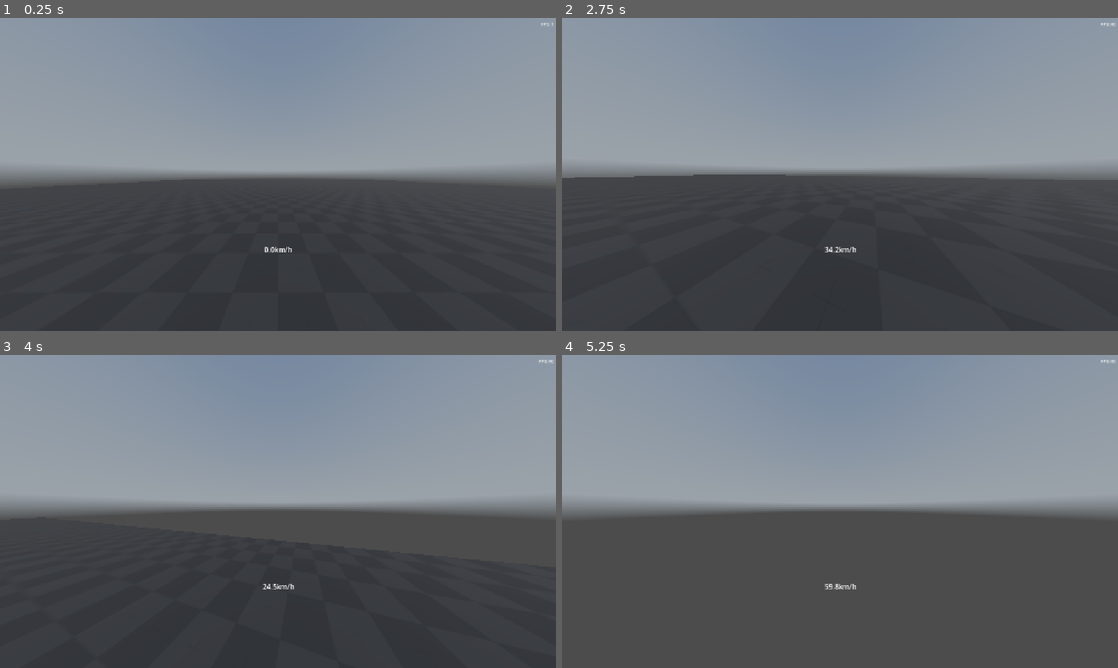
Above: before the commit, frames 1-4 (two rows, left to right).
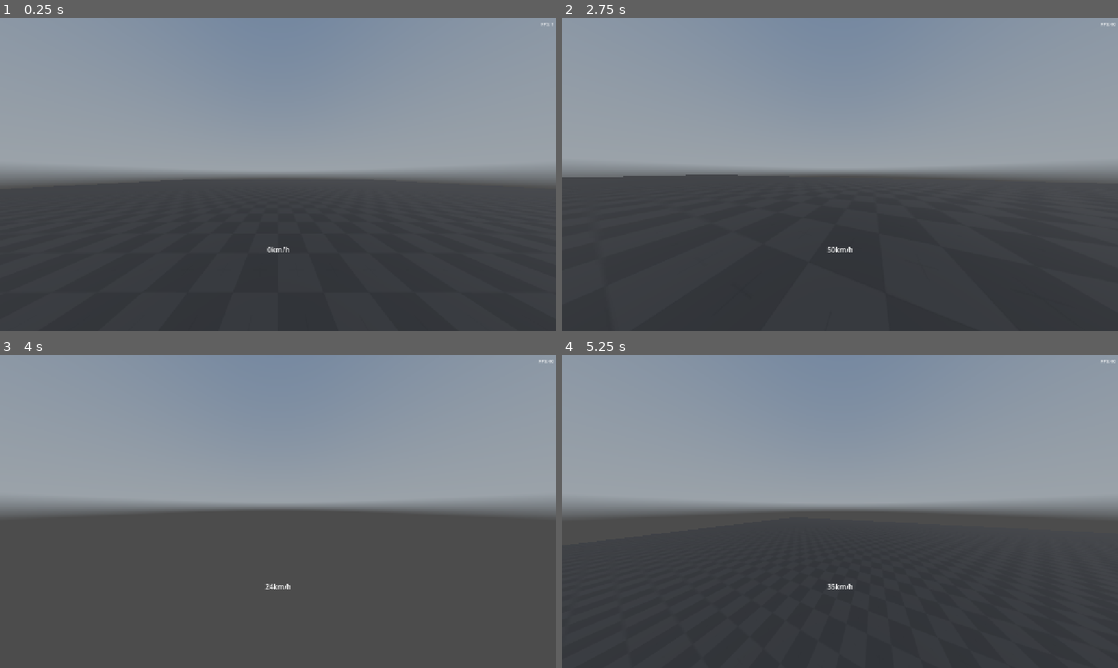
Above: after the commit, the same moments.

Repository: Jeliciousz/movement-game
Game: Godot game, scene res://scenes/world.tscn
Same seed, same stepped clock (60 frames per second), same inputs: the game is played once before the commit and once after it. A sky picture missing from this copy of the repository is replaced by a grey-blue gradient.
Inputs (mouse positions are in pixels of both pictures, inside the frame that each line leads up to):
- Up to frame 1 (0.25 s): no input
- Up to frame 2 (2.75 s): tap Enter at 0.5 s; move the mouse to (962, 158) at 0.52 s; hold D (right) 0.53-1.28 s; tap Shift (crouch) at 0.6, 2.3 s; click (962, 158) at 0.67 s; tap Space (jump) at 0.77, 1.07, 1.52, 1.55, 1.82, 2 s; tap Ctrl (sprint) at 0.8, 1.35 s; move the mouse to (812, 174) at 1.27 s; hold W (forward) from 1.28 s (still down); move the mouse to (851, 168) at 2.02 s; hold Space (jump) from 2.03 s (still down)
- Up to frame 3 (4 s): keep holding W (forward); move the mouse to (272, 517) at 2.77 s; release Space (jump) at 2.78 s; tap Shift (crouch) at 2.85 s; click (272, 517) at 2.92 s; tap Space (jump) at 3.02, 3.32 s; tap Ctrl (sprint) at 3.05, 3.6 s; move the mouse to (316, 514) at 3.52 s; hold Space (jump) from 3.53 s (still down)
- Up to frame 4 (5.25 s): keep holding W (forward); move the mouse to (795, 508) at 4.27 s; release Space (jump) at 4.28 s; tap Shift (crouch) at 4.35 s; tap Space (jump) at 4.52, 4.82 s; move the mouse to (845, 511) at 5.02 s; tap Ctrl (sprint) at 5.1 s; click (845, 511) at 5.17 s

The runs differ from the first frame. In frame 1, less than 0.1% of the frame differs, in the area x 47-53%, y 73-75%; in frame 2, 0.1%; in frame 3, 7.9%, in the area x 9-90%, y 67-100%; in frame 4, 7.4%.

Commit message:
refactors, make using action buffers easier and more readable

Diff:
--- a/scripts/hud/spedometer.gd
+++ b/scripts/hud/spedometer.gd
@@ -5,4 +5,4 @@
 
 
 func _process(_delta: float) -> void:
-	text = "%.1fkm/h" % (player.speed * 3.6)
+	text = "%.fkm/h" % (player.horizontal_speed * 3.6)
--- a/scripts/player/player.gd
+++ b/scripts/player/player.gd
@@ -6,7 +6,7 @@
 ## The acceleration (m/s/s) applied opposite of the player's velocity while they're not moving.
 @export var friction: float = 40
 ## The acceleration (m/s/s) always applied opposite and proportional to the player's velocity.
-@export var air_resistence: float = 0.35
+@export var air_resistence: float = 0.15
 ## The downwards acceleration (m/s/s).
 @export var gravity: float = 30
 
@@ -17,7 +17,7 @@
 ## How quickly the player accelerates (m/s/s).
 @export var acceleration: float = 80
 ## What [member top_speed] is multiplied by while moving backwards.
-@export var backwards_speed_multiplier: float = 0.7
+@export var backwards_speed_multiplier: float = 0.5
 
 @export_group("Air Control")
 
@@ -39,7 +39,7 @@
 ## What [member gravity] is multiplied by while jumping.
 @export var jumping_gravity_multiplier: float = 0.75
 ## What [member horizontal_jump_power] is multiplied by when jumping backwards.
-@export var backwards_jump_multiplier: float = 0.01
+@export var backwards_jump_multiplier: float = 0.1
 
 @export_group("Sprinting")
 
@@ -96,7 +96,7 @@
 
 var input_axis: Vector2 = Vector2.ZERO
 var move_direction: Vector3 = Vector3.ZERO
-var sprinting_action: bool = true
+var sprint_action: bool = true
 
 var jump_action_timer: float = 999
 var crouch_action_timer: float = 999
@@ -176,7 +176,7 @@
 		jump_action_timer = 0
 
 	if Input.is_action_just_pressed("sprint"):
-		sprinting_action = not sprinting_action
+		sprint_action = not sprint_action
 
 	if Input.is_action_just_pressed("crouch"):
 		crouch_action_timer = 0
@@ -197,7 +197,19 @@
 		position = Vector3.ZERO
 
 
-func add_gravity(delta: float, gravity: float = gravity) -> void:
+func consume_jump_action_buffer() -> bool:
+	var buffered: bool = jump_action_timer <= action_buffer_duration
+	jump_action_timer = 999
+	return buffered
+
+
+func consume_crouch_action_buffer() -> bool:
+	var buffered: bool = crouch_action_timer <= action_buffer_duration
+	crouch_action_timer = 999
+	return buffered
+
+
+func add_gravity(delta: float, gravity: float) -> void:
 	velocity.y -= gravity * delta
 
 
@@ -205,13 +217,11 @@
 	velocity = velocity.move_toward(Vector3.ZERO, air_resistence * speed * delta)
 
 
-func add_friction(delta: float, top_speed: float = top_speed, friction: float = friction) -> void:
+func add_friction(delta: float, friction: float, top_speed: float) -> void:
 	# If player is faster than the top speed they can move at, it just applies friction ignoring movement direction
 
-	var backwards_multiplier = lerpf(1, backwards_speed_multiplier, backwards_dot_product)
-
 	if speed > top_speed:
-		velocity = velocity.move_toward(velocity.limit_length(top_speed * backwards_multiplier), friction * delta)
+		velocity = velocity.move_toward(velocity.limit_length(top_speed), friction * delta)
 		return
 
 	# Otherwise, it applies friction only when it doesn't go against the player's movement direction
@@ -225,7 +235,7 @@
 	velocity = velocity.move_toward(Vector3.ZERO, friction * friction_product * delta)
 
 
-func add_movement(delta: float, top_speed: float = top_speed, acceleration: float = acceleration) -> void:
+func add_movement(delta: float, top_speed: float, acceleration: float) -> void:
 	#	This seemingly overcomplicated movement code is the result of trying to achieve movement that doesn't feel clunky or finnicky, and has good control,
 	#	while still limiting the horizontal speed that the player can reach on their own
 	#
@@ -250,16 +260,14 @@
 	velocity += move_direction * acceleration * delta
 	var new_horizontal_speed = horizontal_speed
 
-	var backwards_multiplier = lerpf(1, backwards_speed_multiplier, backwards_dot_product)
-
 	if new_horizontal_speed < old_horizontal_speed:
 		return
 
-	if new_horizontal_speed <= top_speed * backwards_multiplier:
-		return
-
-	if old_horizontal_speed <= top_speed * backwards_multiplier:
-		var limited_velocity = Vector2(velocity.x, velocity.z).limit_length(top_speed * backwards_multiplier)
+	if new_horizontal_speed <= top_speed:
+		return
+
+	if old_horizontal_speed <= top_speed:
+		var limited_velocity = Vector2(velocity.x, velocity.z).limit_length(top_speed)
 		velocity.x = limited_velocity.x
 		velocity.z = limited_velocity.y
 
@@ -270,10 +278,7 @@
 	velocity.z = limited_velocity.y
 
 
-func jump(cancel_velocity: bool = false, jump_power: float = jump_power, horizontal_jump_power: float = horizontal_jump_power) -> void:
-	jump_timer = 0
-	jump_action_timer = 999
-
+func jump(jump_power: float, horizontal_jump_power: float, cancel_velocity: bool) -> void:
 	if cancel_velocity:
 		velocity.y = 0
 
@@ -288,18 +293,11 @@
 	velocity += move_direction * horizontal_jump_power * backwards_multiplier
 
 
-func slide(slide_power: float = slide_power) -> void:
-	slide_timer = 0
-	slide_end_timer = 0
-	crouch_action_timer = 999
-
+func slide(slide_power: float) -> void:
 	velocity += move_direction * slide_power
 
 
 func slide_jump() -> void:
-	jump_timer = 0
-	jump_action_timer = 999
-
 	velocity.y = 0
 
 	velocity += Vector3(horizontal_velocity_direction.x * slide_horizontal_jump_power, slide_jump_power, horizontal_velocity_direction.y * slide_horizontal_jump_power)
--- a/scripts/player/player_airborne.gd
+++ b/scripts/player/player_airborne.gd
@@ -9,18 +9,27 @@
 		transition.emit(&"PlayerGrounded")
 
 
+func exit() -> void:
+	player.airborne_timer = 0
+
+
 func physics_update(delta: float) -> void:
 	player.airborne_timer += delta
 	player.crouch_timer -= delta
 	player.slide_end_timer += delta
 
+	var top_speed: float = player.top_speed * player.airborne_speed_multiplier
+	var acceleration: float = player.acceleration * player.airborne_acceleration_multiplier
+
+	var backwards_multiplier = lerpf(1, player.backwards_speed_multiplier, player.backwards_dot_product)
+	top_speed *= backwards_multiplier
+
 	player.add_air_resistence(delta)
-	player.add_gravity(delta)
-	player.add_movement(delta, player.top_speed * player.airborne_speed_multiplier, player.acceleration * player.airborne_acceleration_multiplier)
+	player.add_gravity(delta, player.gravity)
+	player.add_movement(delta, top_speed, acceleration)
 
 
-	if Input.is_action_just_pressed("jump") and player.airborne_timer <= player.jump_coyote_time:
-		player.jump(true)
+	if player.airborne_timer <= player.jump_coyote_time and player.consume_jump_action_buffer():
 		transition.emit(&"PlayerJumping")
 		return
 
--- a/scripts/player/player_crouching.gd
+++ b/scripts/player/player_crouching.gd
@@ -26,14 +26,18 @@
 	player.crouch_timer += delta
 	player.slide_end_timer += delta
 
+	var top_speed: float = player.top_speed * player.crouch_speed_multiplier
+	var acceleration: float = player.acceleration * player.crouch_acceleration_multiplier
+
+	var backwards_multiplier = lerpf(1, player.backwards_speed_multiplier, player.backwards_dot_product)
+	top_speed *= backwards_multiplier
+
 	player.add_air_resistence(delta)
-	player.add_friction(delta, player.top_speed * player.crouch_speed_multiplier)
-	player.add_movement(delta, player.top_speed * player.crouch_speed_multiplier, player.acceleration * player.crouch_acceleration_multiplier)
+	player.add_friction(delta, player.friction, top_speed)
+	player.add_movement(delta, top_speed, acceleration)
 
 
-	if player.crouch_timer < player.crouch_transition_time and Input.is_action_just_pressed("jump"):
-		player.jump()
-
+	if player.crouch_timer < player.crouch_transition_time and player.consume_jump_action_buffer():
 		transition.emit(&"PlayerJumping")
 		return
 
--- a/scripts/player/player_grounded.gd
+++ b/scripts/player/player_grounded.gd
@@ -8,47 +8,41 @@
 	if not player.is_on_floor():
 		transition.emit(&"PlayerAirborne")
 
-
-	player.airborne_timer = 0
-
-	if player.jump_action_timer <= player.action_buffer_duration:
-		if player.sprinting_action:
-			player.jump(false, player.jump_power * player.sprint_jump_multiplier, player.horizontal_jump_power * player.sprint_horizontal_jump_multiplier)
-		else:
-			player.jump()
-
+	if player.consume_jump_action_buffer():
 		transition.emit(&"PlayerJumping")
 		return
 
-	if player.crouch_action_timer <= player.action_buffer_duration:
-		if player.sprinting_action and player.speed >= player.slide_speed_threshold:
-			player.slide()
-			transition.emit(&"PlayerSliding")
+	if player.consume_crouch_action_buffer():
+		if not player.sprint_action or player.speed < player.slide_speed_threshold:
+			transition.emit(&"PlayerCrouching")
 			return
 
-		transition.emit(&"PlayerCrouching")
+		if player.slide_end_timer <= player.slide_cooldown_duration:
+			return
+
+		transition.emit(&"PlayerSliding")
 
 
 func physics_update(delta: float) -> void:
 	player.crouch_timer -= delta
 	player.slide_end_timer += delta
 
+	var top_speed: float = player.top_speed
+	var acceleration: float = player.acceleration
+
+	if player.sprint_action:
+		top_speed *= player.sprint_speed_multiplier
+		acceleration *= player.sprint_acceleration_multiplier
+
+	var backwards_multiplier = lerpf(1, player.backwards_speed_multiplier, player.backwards_dot_product)
+	top_speed *= backwards_multiplier
+
 	player.add_air_resistence(delta)
-
-	if player.sprinting_action:
-		player.add_friction(delta, player.top_speed * player.sprint_speed_multiplier)
-		player.add_movement(delta, player.top_speed * player.sprint_speed_multiplier, player.acceleration * player.sprint_acceleration_multiplier)
-	else:
-		player.add_friction(delta)
-		player.add_movement(delta)
+	player.add_friction(delta, player.friction, top_speed)
+	player.add_movement(delta, top_speed, acceleration)
 
 
-	if Input.is_action_just_pressed("jump"):
-		if player.sprinting_action:
-			player.jump(false, player.jump_power * player.sprint_jump_multiplier, player.horizontal_jump_power * player.sprint_horizontal_jump_multiplier)
-		else:
-			player.jump()
-
+	if player.consume_jump_action_buffer():
 		transition.emit(&"PlayerJumping")
 		return
 
@@ -56,11 +50,12 @@
 		transition.emit(&"PlayerAirborne")
 		return
 
-	if player.crouch_action_timer <= player.action_buffer_duration:
-		if player.sprinting_action and player.speed >= player.slide_speed_threshold:
-			if player.slide_end_timer > player.slide_cooldown_duration:
-				player.slide()
-				transition.emit(&"PlayerSliding")
+	if player.consume_crouch_action_buffer():
+		if not player.sprint_action or player.speed < player.slide_speed_threshold:
+			transition.emit(&"PlayerCrouching")
 			return
 
-		transition.emit(&"PlayerCrouching")
+		if player.slide_end_timer <= player.slide_cooldown_duration:
+			return
+
+		transition.emit(&"PlayerSliding")
--- a/scripts/player/player_jumping.gd
+++ b/scripts/player/player_jumping.gd
@@ -2,6 +2,18 @@
 
 
 @export var player: Player
+
+
+func enter() -> void:
+	var jump_power = player.jump_power
+	var horizontal_jump_power = player.horizontal_jump_power
+
+	if player.sprint_action:
+		jump_power *= player.sprint_jump_multiplier
+		horizontal_jump_power *= player.sprint_horizontal_jump_multiplier
+
+	player.jump(jump_power, horizontal_jump_power, false)
+	player.jump_timer = 0
 
 
 func physics_update(delta: float) -> void:
@@ -10,13 +22,20 @@
 	player.crouch_timer -= delta
 	player.slide_end_timer += delta
 
+	var top_speed: float = player.top_speed * player.airborne_speed_multiplier
+	var acceleration: float = player.acceleration * player.airborne_acceleration_multiplier
+	var gravity: float = player.gravity * player.jumping_gravity_multiplier
+
+	var backwards_multiplier = lerpf(1, player.backwards_speed_multiplier, player.backwards_dot_product)
+	top_speed *= backwards_multiplier
+
 	player.add_air_resistence(delta)
-	player.add_gravity(delta, player.gravity * player.jumping_gravity_multiplier)
-	player.add_movement(delta, player.top_speed * player.airborne_speed_multiplier, player.acceleration * player.airborne_acceleration_multiplier)
+	player.add_gravity(delta, gravity)
+	player.add_movement(delta, top_speed, acceleration)
 
 	if player.is_on_floor():
 		transition.emit(&"PlayerGrounded")
 		return
 
-	if player.jump_timer >= player.jump_duration or not Input.is_action_pressed("jump"):
+	if Input.is_action_just_released("jump") or player.jump_timer >= player.jump_duration:
 		transition.emit(&"PlayerAirborne")
--- a/scripts/player/player_sliding.gd
+++ b/scripts/player/player_sliding.gd
@@ -14,6 +14,9 @@
 	collision_shape.shape.height *= player.crouch_height_multiplier
 	collision_shape.position.y *= player.crouch_height_multiplier
 
+	player.slide(player.slide_power)
+	player.slide_timer = 0
+
 
 func exit() -> void:
 	player.crouch_timer = player.crouch_transition_time
@@ -21,17 +24,22 @@
 	collision_shape.shape.height /= player.crouch_height_multiplier
 	collision_shape.position.y /= player.crouch_height_multiplier
 
+	player.slide_end_timer = 0
+
 
 func physics_update(delta: float) -> void:
 	player.crouch_timer += delta
 	player.slide_timer += delta
 
+	var friction = player.friction * player.slide_friction_multiplier
+	var acceleration = player.acceleration * player.slide_acceleration_multiplier
+
 	player.add_air_resistence(delta)
-	player.add_friction(delta, 0, player.friction * player.slide_friction_multiplier)
-	player.add_movement(delta, 0, player.acceleration * player.slide_acceleration_multiplier)
+	player.add_friction(delta, friction, 0)
+	player.add_movement(delta, 0, acceleration)
 
 
-	if Input.is_action_just_pressed("jump"):
+	if player.consume_jump_action_buffer():
 		player.slide_jump()
 		transition.emit(&"PlayerAirborne")
 		return
@@ -44,6 +52,5 @@
 		transition.emit(&"PlayerGrounded")
 		return
 
-	if Input.is_action_just_pressed("crouch"):
-		player.crouch_action_timer = 999
+	if player.consume_crouch_action_buffer():
 		transition.emit(&"PlayerGrounded")
